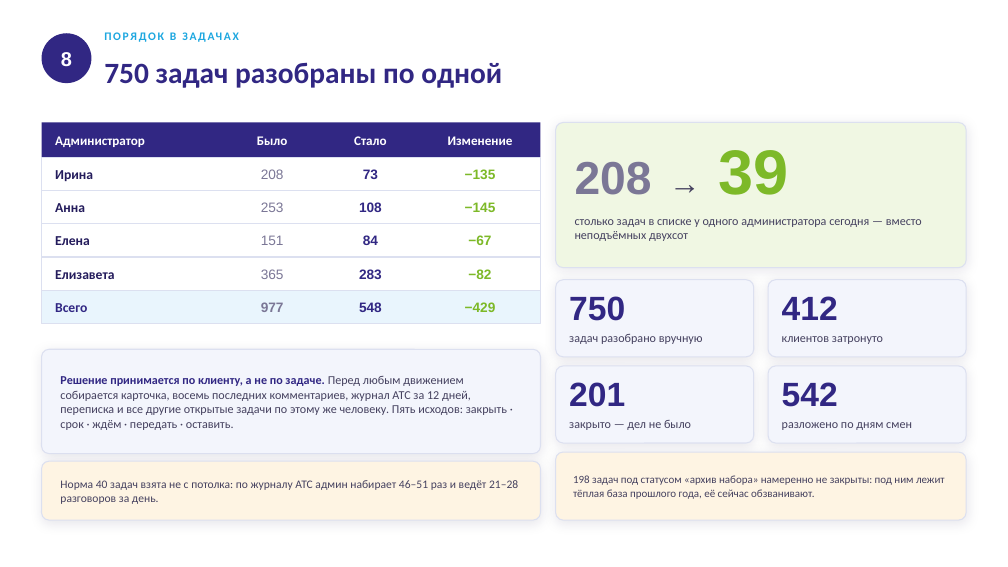
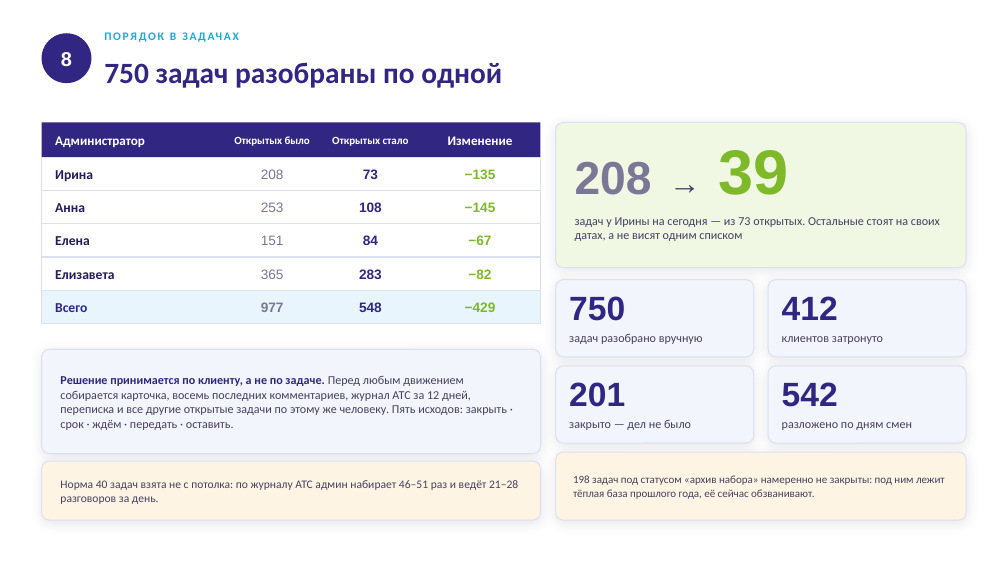
Before and after one commit to ivanashchenko/kidsup, a slide deck: slide 8 of app/static/slides_ai_kidsup.pptx. Drawn at 1008x567 pixels with LibreOffice and Linux fonts; fonts in the diff are those of the drawing. Boxes give left, top, right and bottom in pixels: in the first picture for what was removed or moved away, otherwise in the second. Text is boxed around its words. In the diff, an @@ line names an element or a change of style, - is before the commit and + after.

```diff
--- a/app/static/slides_ai_kidsup.pptx
+++ b/app/static/slides_ai_kidsup.pptx
@@ text at (234,136,310,146): text changed; size 12.5 to 10.5 pt @@
-Было
+Открытых было
@@ text at (332,136,409,146): text changed; size 12.5 to 10.5 pt @@
-Стало
+Открытых стало
@@ text at (575,217,940,241): text changed @@
-столько задач в списке у одного администратора сегодня — вместо неподъёмных двухсот
+задач у Ирины на сегодня — из 73 открытых. Остальные стоят на своих датах, а не висят одним списком
```
Also in this commit, not shown: 4 other slides changed, 3 other files.
